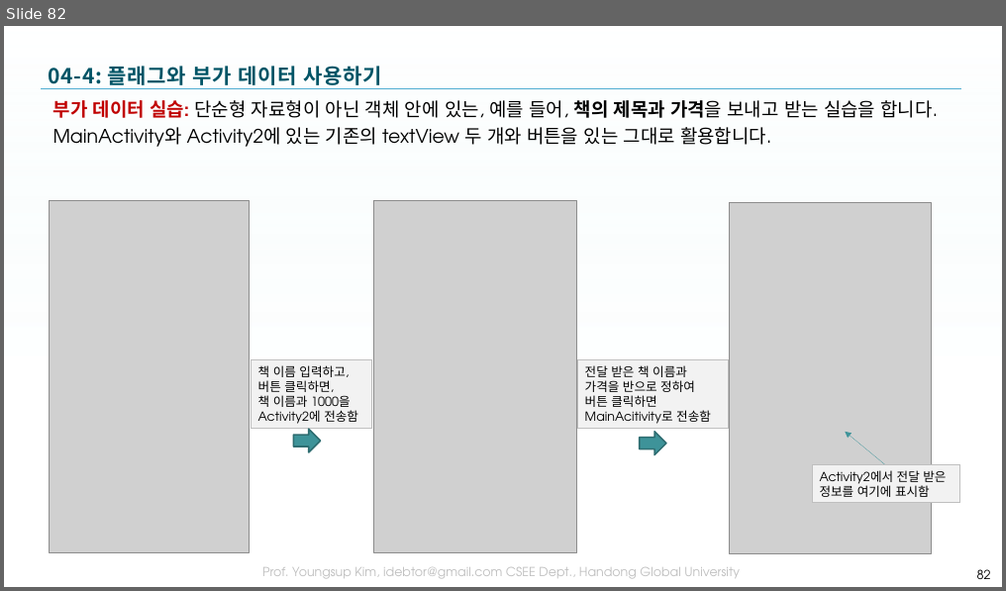
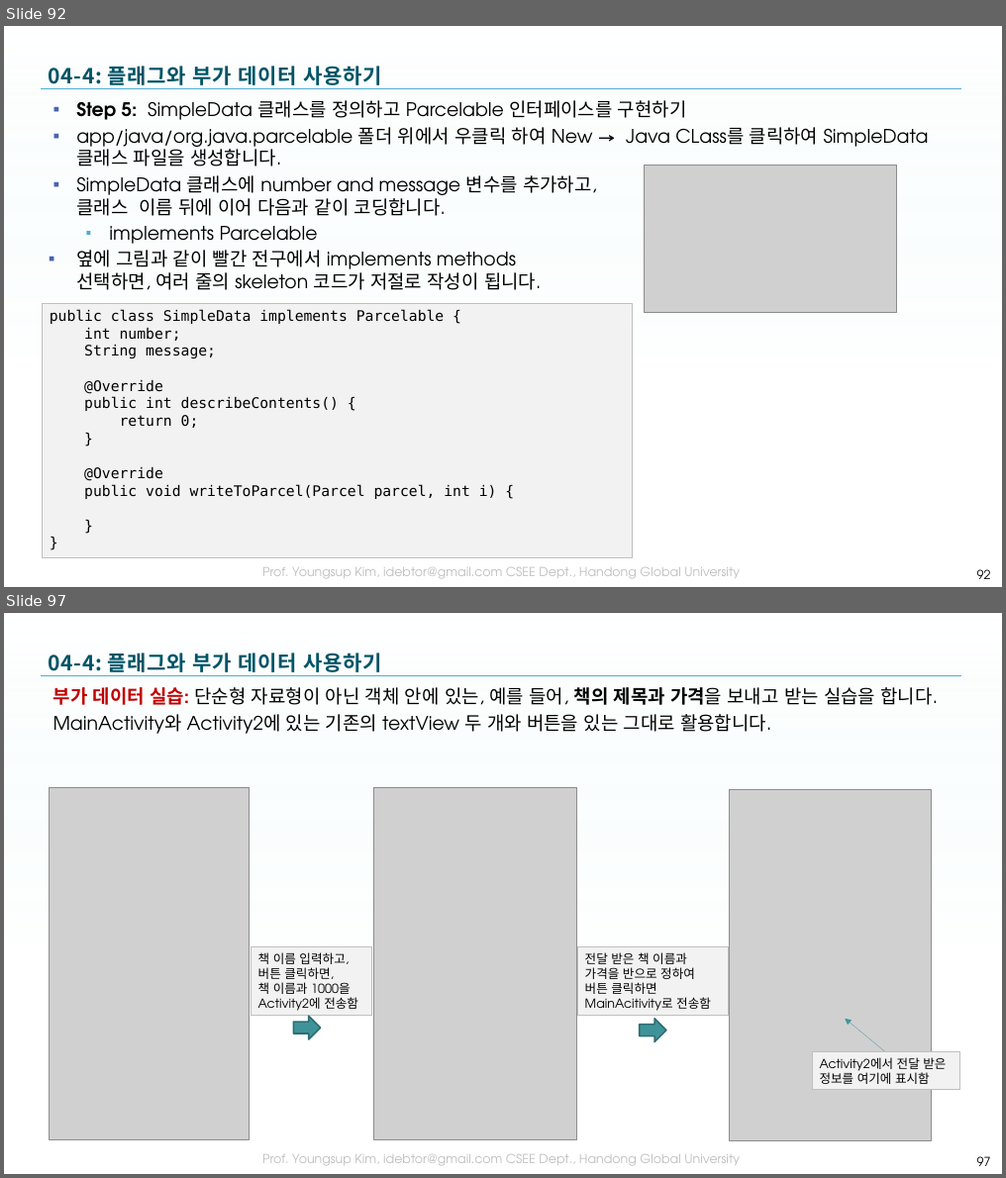
Before and after one commit to tae7841/HuStarAS, a slide deck: ppts/04Activity.pptx. Shown one above the other, each under a label of ours: slide 82 before the commit, slides 92 and 97 after it; the slides between them are not shown. The pictures are 1006x591 and 1006x1178 pixels, drawn with LibreOffice and Linux fonts; fonts in the diff are those of the drawing; grey boxes stand for pictures; background and template pictures are left out. Boxes give left, top, right and bottom in pixels: in the first picture for what was removed or moved away, otherwise in the second. Text is boxed around its words. In the diff, an @@ line names an element or a change of style, - is before the commit and + after.

```diff
--- a/ppts/04Activity.pptx
+++ b/ppts/04Activity.pptx
@@ slide 92 added at [4, 26, 1002, 587], background picture (left out); not listed: 3 template elements that a slide beside it also shows @@
@@ title added at [49, 66, 382, 85], 20 pt, text gradient #005466 to #005061 to #003E4B, bold @@
+04-4: 플래그와 부가 데이터 사용하기
@@ text added at [76, 100, 929, 290], 18 pt, text #000000 @@
+▪ Step 5: SimpleData 클래스를 정의하고 Parcelable 인터페이스를 구현하기
+▪ app/java/org.java.parcelable 폴더 위에서 우클릭 하여 New → Java CLass를 클릭하여 SimpleData 클래스 파일을 생성합니다.
+▪ SimpleData 클래스에 number and message 변수를 추가하고,
+  클래스 이름 뒤에 이어 다음과 같이 코딩합니다.
+  ▪ implements Parcelable
+▪ 옆에 그림과 같이 빨간 전구에서 implements methods
+  선택하면, 여러 줄의 skeleton 코드가 저절로 작성이 됩니다.
@@ picture added at [645, 166, 897, 313] @@
@@ rectangle added at [43, 304, 633, 559], fill #F2F2F2, outline #BFBFBF 0.75 pt, 14 pt, text #000000 @@
+public class SimpleData implements Parcelable {
+int number;
+String message;
+@Override
+public int describeContents() {
+return 0;
+}
+@Override
+public void writeToParcel(Parcel parcel, int i) {
+}
+}
@@ page number added at [977, 570, 991, 579], 12 pt, text #000000 @@
+92
@@ what was slide 82 is now slide 97 @@
@@ page number at [977, 1157, 991, 1166]: text changed @@
-82
+97
```
Also in this commit, not shown: 9 slides changed, 14 other slides added.
